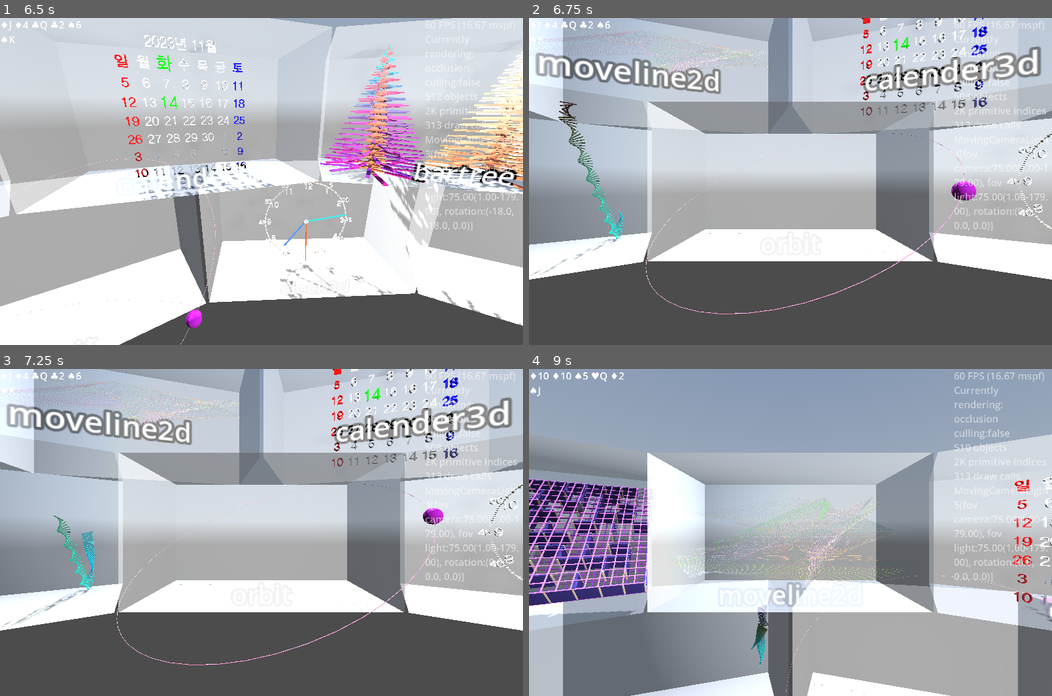
Above: before the commit, frames 1-4 (two rows, left to right).
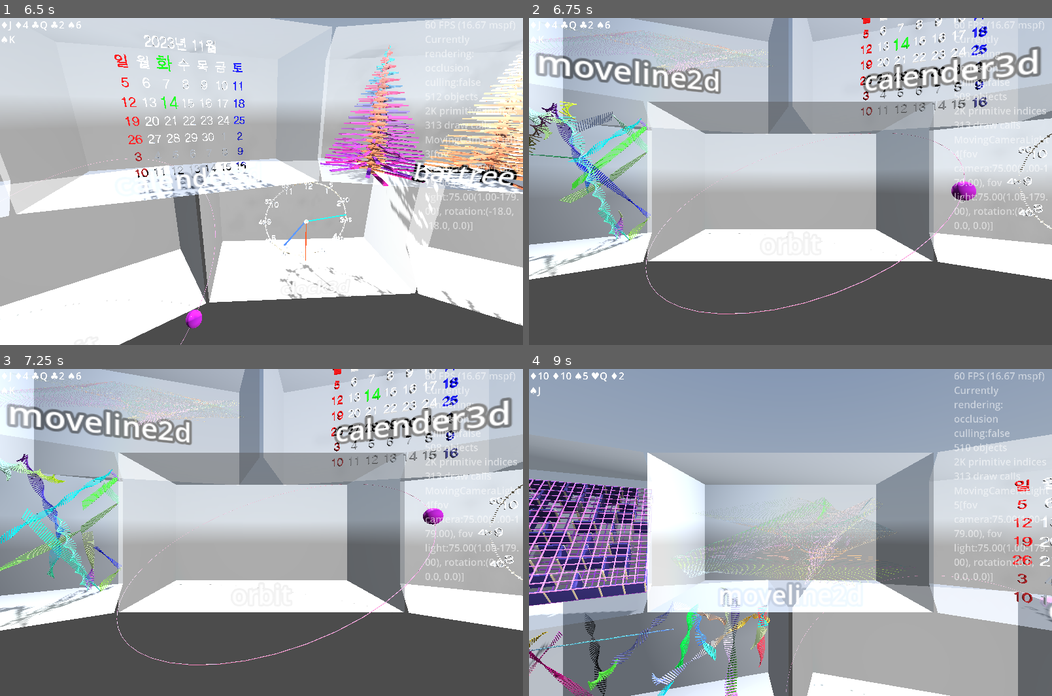
Above: after the commit, the same moments.

Repository: kasworld/gd4template3d
Game: Godot game, scene res://main.tscn
Same seed, same stepped clock (60 frames per second), same inputs: the game is played once before the commit and once after it. A sky picture missing from this copy of the repository is replaced by a grey-blue gradient.
Inputs (mouse positions are in pixels of both pictures, inside the frame that each line leads up to):
- Up to frame 1 (6.5 s): tap Enter at 0.5, 2.1, 4.35 s; move the mouse to (376, 165) at 0.52 s; hold Right 0.53-1.28 s; tap Q at 0.6, 2.85, 5.1 s; click (376, 165) at 0.67 s; move the mouse to (156, 197) at 1.27 s; hold Down 1.28-2.03 s; tap E at 1.35, 3.6, 5.85 s; move the mouse to (313, 109) at 2.02 s; hold Right 2.03-2.78 s; move the mouse to (235, 246) at 2.77 s; hold Up 2.78-3.53 s; click (235, 246) at 2.92 s; move the mouse to (418, 230) at 3.52 s; hold Left 3.53-5.03 s; move the mouse to (104, 132) at 4.27 s; move the mouse to (287, 181) at 5.02 s; hold Down 5.03-5.78 s; click (287, 181) at 5.17 s; move the mouse to (183, 99) at 5.77 s; hold Right from 5.78 s (still down)
- Up to frame 2 (6.75 s): move the mouse to (905, 165) at 6.52 s; release Right at 6.53 s; hold Up from 6.53 s (still down); tap Enter at 6.6 s
- Up to frame 3 (7.25 s): keep holding Up
- Up to frame 4 (9 s): move the mouse to (685, 548) at 7.27 s; release Up at 7.28 s; hold Right 7.28-8.03 s; tap Q at 7.35 s; click (685, 548) at 7.42 s; move the mouse to (842, 460) at 8.02 s; hold Down 8.03-8.78 s; tap E at 8.1 s; move the mouse to (764, 597) at 8.77 s; hold Left from 8.78 s (still down); tap Enter at 8.85 s

Frame 1 is identical in both runs. In frame 2, 2.1% of the frame differs, in the area x 0-24%, y 25-79%; in frame 3, 2.1%; in frame 4, 2.0%.

Commit message:
update meshtrail_demo

Diff:
--- a/main.gd
+++ b/main.gd
@@ -115,6 +115,8 @@
 
 var roulette :Roulette
 func wheel_demo(glasscabinet :GlassCabinet, labeltext :String = "") -> void:
+	if labeltext != "":
+		glasscabinet.set_label_text(labeltext)
 	var color_text_into_list := make_color_text_info_list(
 		colorlist_light, cardlist,
 	).duplicate()
@@ -124,8 +126,6 @@
 	roulette.색설정하기(make_random_color(), make_random_color(), make_random_color() )
 	roulette.rotation_stopped.connect(wheel결과가결정됨)
 	glasscabinet.add_child(roulette)
-	if labeltext != "":
-		glasscabinet.set_label_text(labeltext)
 	wheel돌리기()
 func make_random_color() -> Color:
 	return NamedColorList.color_list.pick_random()[0]
@@ -163,15 +163,17 @@
 
 var wavegauge_box :WaveGauge
 func wavegauge_demo(glasscabinet :GlassCabinet, labeltext :String = "") -> void:
+	if labeltext != "":
+		glasscabinet.set_label_text(labeltext)
 	wavegauge_box = preload("res://wave_gauge/wave_gauge.tscn").instantiate(
 		).init(Vector3(WorldSize.x,WorldSize.y,WorldSize.z), Vector3i(32,32,32), WaveGauge.color_list, 0.1, 1.0 )
 	glasscabinet.add_child(wavegauge_box)
-	if labeltext != "":
-		glasscabinet.set_label_text(labeltext)
 
 var wirenet :MultiMeshShape
 var wavegauge_plane :WaveGauge
 func wirenet_wavegauge_demo(glasscabinet :GlassCabinet, labeltext :String = "") -> void:
+	if labeltext != "":
+		glasscabinet.set_label_text(labeltext)
 	var grid_size := Vector2i(16,9)*2
 	wirenet = preload("res://multi_mesh_shape/multi_mesh_shape.tscn").instantiate(
 		).init_wire_net(Vector2(WorldSize.x,WorldSize.y), Vector2i(grid_size.x+1,grid_size.y+1), WorldSize.x/grid_size.x/10, random_color())
@@ -179,11 +181,11 @@
 	wavegauge_plane = preload("res://wave_gauge/wave_gauge.tscn").instantiate(
 		).init(Vector3(WorldSize.x,WorldSize.y,WorldSize.z/20), Vector3i(grid_size.x,grid_size.y,1), WaveGauge.color_list, 0.1, 1.0 )
 	glasscabinet.add_child(wavegauge_plane)
-	if labeltext != "":
-		glasscabinet.set_label_text(labeltext)
 
 var maze3d :Maze3D
 func maze3d_demo(glasscabinet :GlassCabinet, labeltext :String = "") -> void:
+	if labeltext != "":
+		glasscabinet.set_label_text(labeltext)
 	var ms := Maze3DSetting.new_default()
 	ms.MazeSize = Vector2i(16,9)
 	ms.LaneW = WorldSize.x/ms.MazeSize.x
@@ -194,33 +196,33 @@
 		).init_with_color( ms, Callable(), random_color(), random_color(), random_color() )
 	maze3d.rotation.x = PI/4
 	glasscabinet.add_child(maze3d)
-	if labeltext != "":
-		glasscabinet.set_label_text(labeltext)
-
-var meshtrail :MeshTrail
+
+var meshtrail_list :Array
 var bound_aabb :AABB
 var trailmesh_radius := WorldSize.length()/100
 func meshtrail_demo(glasscabinet :GlassCabinet, labeltext :String = "") -> void:
+	if labeltext != "":
+		glasscabinet.set_label_text(labeltext)
 	bound_aabb = AABB( -WorldSize/2, WorldSize)
-	var count := 100
-	var startpos := bound_aabb.get_center()
 	var mesh := BoxMesh.new()
 	mesh.size = Vector3(trailmesh_radius*3, trailmesh_radius /5, trailmesh_radius/5)
-	meshtrail = preload("res://mesh_trail/mesh_trail.tscn").instantiate(
-		).init_with_alpha(mesh, count,  1.0 , startpos,
+	for i in 10:
+		make_meshtrail(glasscabinet, randi_range(0,4), mesh, 100, bound_aabb.get_center())
+func make_meshtrail(glasscabinet :GlassCabinet, mt_type:int, mesh :Mesh, count :int, pos :Vector3 ) -> void:
+	var mt = preload("res://mesh_trail/mesh_trail.tscn").instantiate(
+		).init_with_alpha(mesh, count,  1.0 , pos,
 		).set_speed(trailmesh_radius*20,trailmesh_radius*40)
-	glasscabinet.add_child(meshtrail)
-	if labeltext != "":
-		glasscabinet.set_label_text(labeltext)
-	match randi_range(0,3):
+	glasscabinet.add_child(mt)
+	meshtrail_list.append(mt)
+	match mt_type:
 		0:
-			meshtrail.set_ColorChange_OnBounce()
+			mt.set_ColorChange_OnBounce()
 		1:
-			meshtrail.set_ColorChange_MeshGradient()
+			mt.set_ColorChange_MeshGradient()
 		2:
-			meshtrail.set_ColorChange_ByPosition(bound_aabb)
+			mt.set_ColorChange_ByPosition(bound_aabb)
 		3:
-			meshtrail.set_ColorChange_ByPositionFn(get_color_ByPosition)
+			mt.set_ColorChange_ByPositionFn(get_color_ByPosition)
 func get_color_ByPosition(pos :Vector3) -> Color:
 	var co :Color
 	for i in 3:
@@ -233,19 +235,21 @@
 var arrow3d :Arrow3D
 var valvehandle :ValveHandle
 func valvehandle_arrow3d_demo(glasscabinet :GlassCabinet, labeltext :String = "") -> void:
+	if labeltext != "":
+		glasscabinet.set_label_text(labeltext)
 	arrow3d = preload("res://arrow3d/arrow_3d.tscn").instantiate(
 		).set_color(random_color()).set_size( WorldSize.x/5, WorldSize.x/50, WorldSize.x/25)
-	#$Arrow3D.position = base_pos
+	arrow3d.position = Vector3(WorldSize.x/4, 0,0)
 	glasscabinet.add_child(arrow3d)
 	valvehandle = preload("res://valve_handle/valve_handle.tscn").instantiate(
 		).init(WorldSize.x/10,WorldSize.x/10,4, random_color())
-	#valvehandle.position = base_pos
+	valvehandle.position = Vector3(-WorldSize.x/4, 0,0)
 	glasscabinet.add_child(valvehandle)
-	if labeltext != "":
-		glasscabinet.set_label_text(labeltext)
 
 
 func line2d_demo(glasscabinet :GlassCabinet, labeltext :String = "") -> void:
+	if labeltext != "":
+		glasscabinet.set_label_text(labeltext)
 	var size_pixel := Vector2i(2048,2048)
 	var ml2d = preload("res://move_line2d/move_line_2d.tscn").instantiate()
 	ml2d.init_with_random(300, 4, 1, size_pixel)
@@ -266,11 +270,11 @@
 	ml2dmi.rotation.x = -PI/4
 	glasscabinet.add_child(svp)
 	glasscabinet.add_child(ml2dmi)
-	if labeltext != "":
-		glasscabinet.set_label_text(labeltext)
 
 var orbitsphere :OrbitSphere
 func orbit_demo(glasscabinet :GlassCabinet, labeltext :String = "") -> void:
+	if labeltext != "":
+		glasscabinet.set_label_text(labeltext)
 	var diagonal_length := WorldSize.length()/2
 	var a120 := PI*2/3
 	var a30 := PI/6
@@ -282,28 +286,26 @@
 	orbitsphere = preload("res://orbit_sphere/orbit_sphere.tscn").instantiate(
 		).궤도설정(diagonal_length, diagonal_length/200, axis1, a120*2).구설정(WorldSize.x/40, WorldSize.x/50, Vector3.UP).구재질설정(mat2).궤도재질설정(mat1)
 	glasscabinet.add_child(orbitsphere)
-	if labeltext != "":
-		glasscabinet.set_label_text(labeltext)
 
 var calendar :Calendar3D
 func calendar_demo(glasscabinet :GlassCabinet, labeltext :String = "") -> void:
+	if labeltext != "":
+		glasscabinet.set_label_text(labeltext)
 	calendar = preload("res://calendar3d/calendar_3d.tscn").instantiate(
 		).init(WorldSize.x/2, WorldSize.y, WorldSize.z/10, WorldSize.y/2.0/6 , false )
 	calendar.rotate_y(PI/2)
 	calendar.rotate_x(PI/2)
 	glasscabinet.add_child(calendar)
-	if labeltext != "":
-		glasscabinet.set_label_text(labeltext)
 
 var clock :AnalogClock3D
 func clock_demo(glasscabinet :GlassCabinet, labeltext :String = "") -> void:
+	if labeltext != "":
+		glasscabinet.set_label_text(labeltext)
 	clock = preload("res://analogclock3d/analog_clock_3d.tscn").instantiate(
 		).init(WorldSize.x/4, WorldSize.z/10, WorldSize.y/2.0/7 ,9.0, false )
 	clock.rotate_y(PI/2)
 	clock.rotate_x(PI/2)
 	glasscabinet.add_child(clock)
-	if labeltext != "":
-		glasscabinet.set_label_text(labeltext)
 
 var tree2_scene = preload("res://bar_tree_2/bar_tree_2.tscn")
 var bartree_list :Array
@@ -345,7 +347,8 @@
 	for bt in bartree_list:
 		bt.rotate_tree_bar_y(delta*10)
 	orbitsphere.animate_rotate(now, delta)
-	meshtrail.move_trail(delta, bounce_fn, trailmesh_radius, 4*PI,)
+	for mt in meshtrail_list:
+		mt.move_trail(delta, bounce_fn, trailmesh_radius, 4*PI,)
 
 	main_animation.handle_animation()
 	var t := now /2.3
